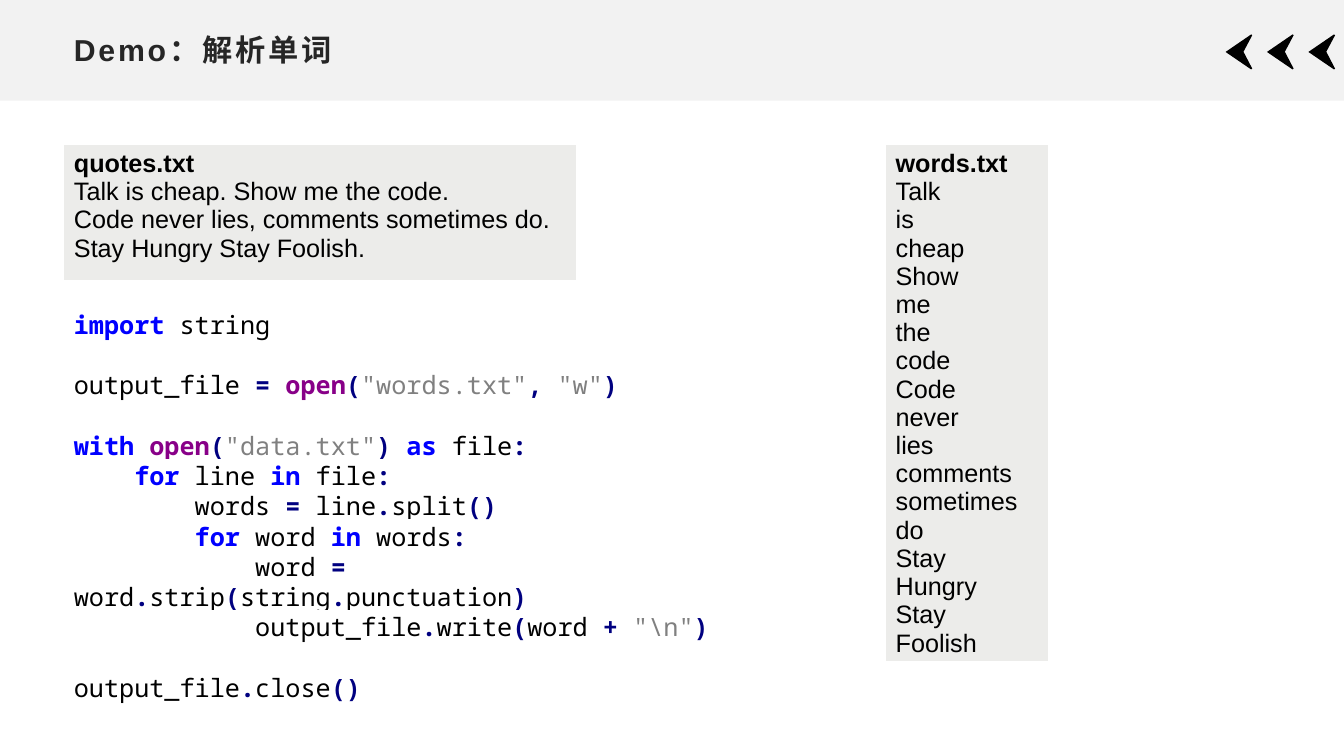
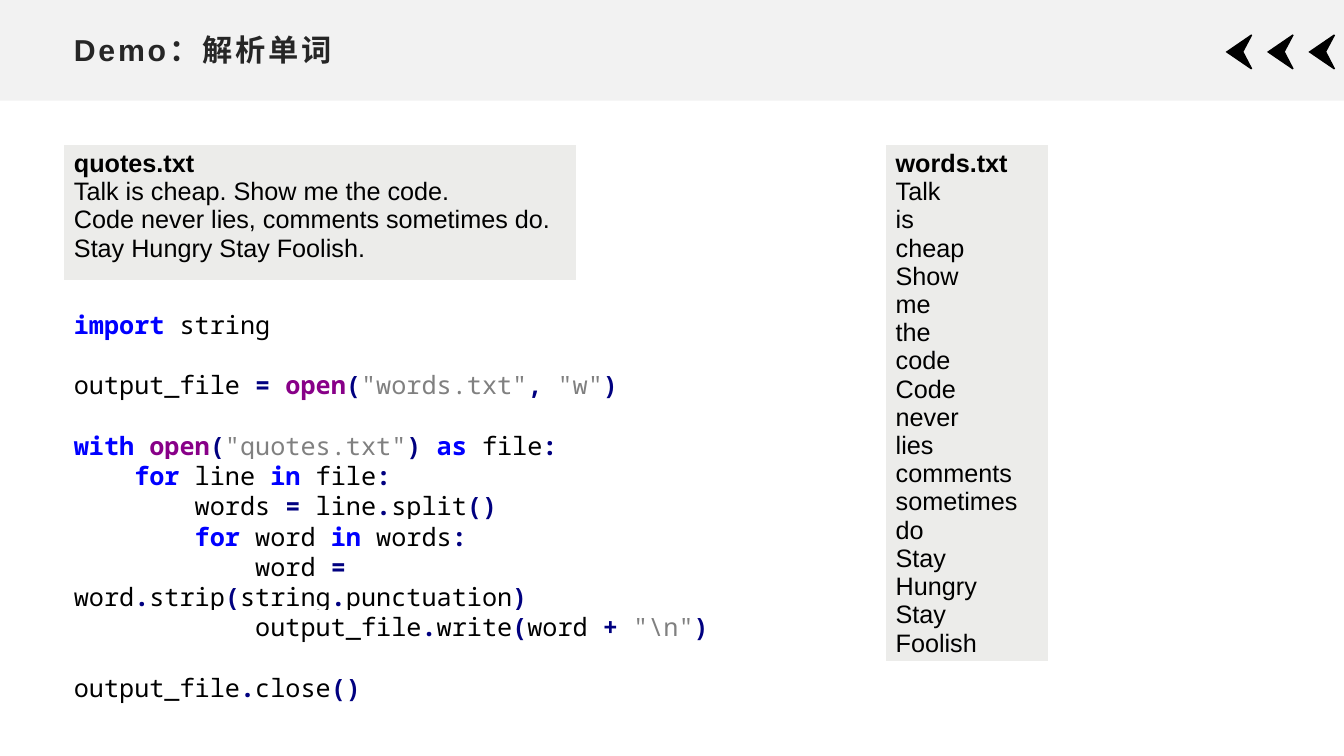
Before and after one commit to xdai02/Python, a slide deck: slide 5 of slides/Chapter7.pptx. Drawn at 1344x756 pixels with LibreOffice and Linux fonts; fonts in the diff are those of the drawing. Boxes give left, top, right and bottom in pixels: in the first picture for what was removed or moved away, otherwise in the second. Text is boxed around its words. In the diff, an @@ line names an element or a change of style, - is before the commit and + after.

Commit message:
fix typo

```diff
--- a/slides/Chapter7.pptx
+++ b/slides/Chapter7.pptx
@@ text at (x1=74, y1=435, x2=558, y2=459): text changed @@
-with open("data.txt") as file:
+with open("quotes.txt") as file:
```
